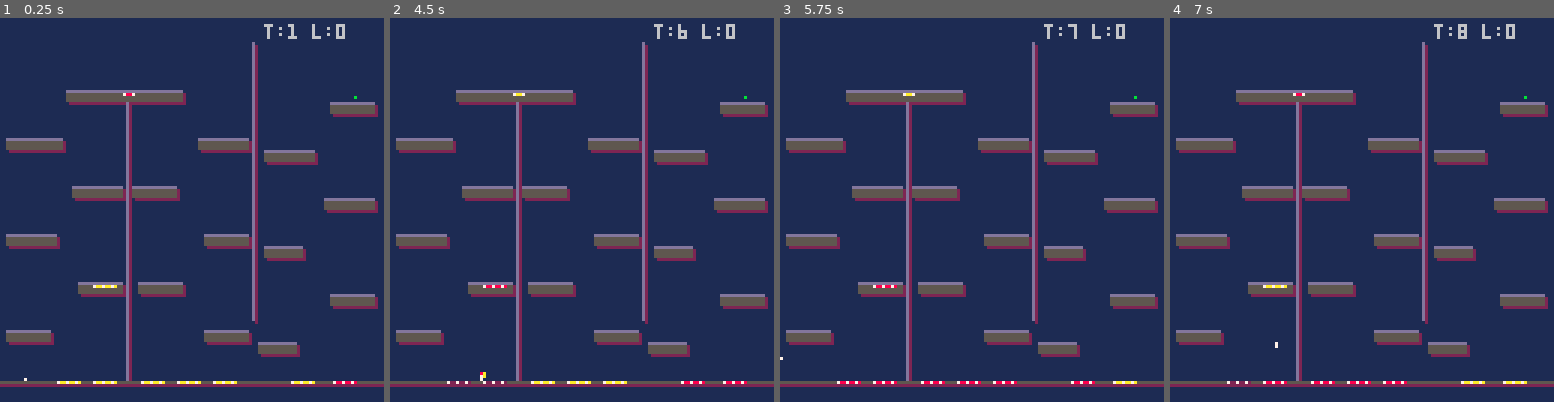
Above: before the commit, frames 1-4 (left to right).
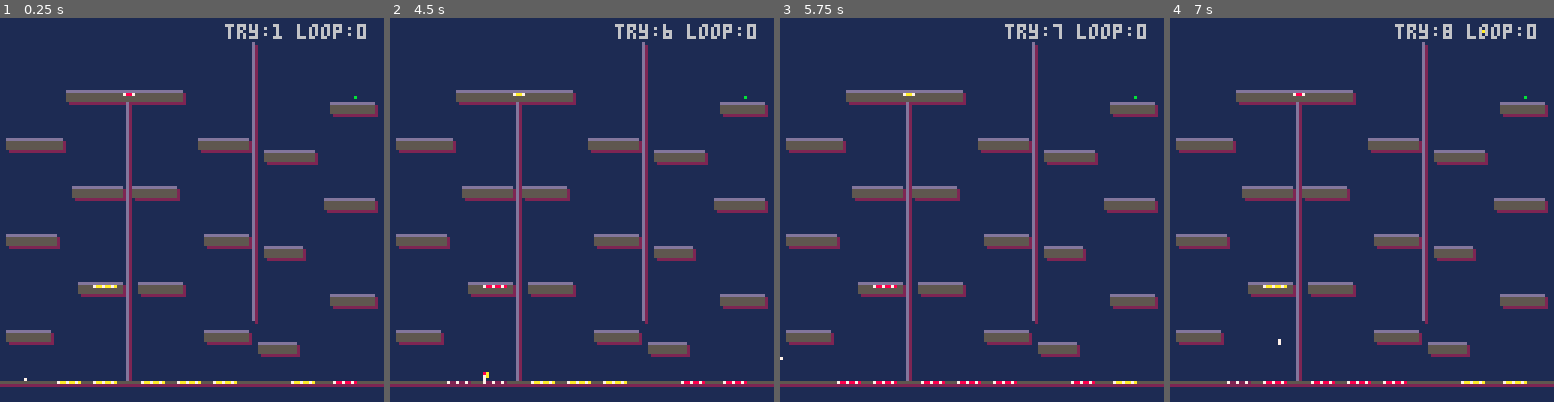
Above: after the commit, the same moments.

Repository: inertia186/cartport
Game: PICO-8 cartridge pico8/pixels-progress/pixels-progress.p8
The game is run twice, just before and just after one commit, with the same random seed, the same clock (stepped at 60 frames per second) and the same inputs.
Inputs:
- Up to frame 1 (0.25 s): no input
- Up to frame 2 (4.5 s): tap X (X key) at 0.33, 1.07, 1.85, 2.97, 4.08 s; tap O (Z key) at 0.7, 1.7, 2.1, 2.5, 2.9, 3.3, 3.7, 4.1 s; hold Right 1.6-2.1 s; hold Right 2.47-3.03 s; hold Left 3.08-3.58 s; hold Right from 4.02 s (still down)
- Up to frame 3 (5.75 s): tap O (Z key) every 0.4 s from 4.5 to 5.7 s; release Right at 4.68 s; hold Left 5.08-5.68 s; tap X (X key) at 5.2 s
- Up to frame 4 (7 s): hold Right 6.08-6.58 s; tap O (Z key) at 6.1, 6.5, 6.9 s; tap X (X key) at 6.32 s; hold Right from 6.63 s (still down)

The runs differ from the first frame. In frame 1, 0.7% of the frame differs, in the area x 58-96%, y 1-6%; in frame 2, 0.8%, in the area x 23-96%, y 1-95%; in frame 3, 0.7%; in frame 4, 0.8%.

Commit message:
Tune Pixel's Progress run-state progression

Diff:
--- a/pico8/pixels-progress/pixels-progress.p8
+++ b/pico8/pixels-progress/pixels-progress.p8
@@ -2,7 +2,7 @@
 version 43
 __lua__
 -- pIXEL'S pROGRESS
--- 1.0.43
+-- V1.0.4
 -- level 1: n-family room, three vertical chambers,
 -- top transfer then bottom transfer, switchback ledges.
 -- level 2: z-family room, three horizontal bands,
@@ -11,6 +11,7 @@
 -- alternating top valleys and low transfer troughs.
 -- lava = falling growth-pressure droplets. they land,
 -- spread into floor lines, add pixels, and rotate shape.
+-- mobility penalties begin after the third body pixel.
 
 player={
  x=8,
@@ -25,6 +26,7 @@
 
 restart_pending=false
 level_cleared=false
+level_clear_timer=0
 tries=1
 loop_count=0
 growth_fx_timer=0
@@ -41,6 +43,9 @@
 
 floor_y=120
 out_of_bounds_y=128
+mobility_grace_pixels=3
+jump_grace_pixels=6
+jump_shed_chance=0.073
 
 room={}
 
@@ -248,16 +253,25 @@
  end
 end
 
-function reset_run()
+function restart_from_level_one()
+ room_id="n"
+ loop_count=0
+ reset_run()
+end
+
+function reset_run(preserve_body)
  load_current_room()
  player.dx=0
  player.dy=0
- player.size=1
- player.body={{x=0,y=0}}
+ if not preserve_body then
+  player.size=1
+  player.body={{x=0,y=0}}
+ end
  player.grounded=false
  player.jump_armed=true
  restart_pending=false
  level_cleared=false
+ level_clear_timer=0
  growth_fx_timer=0
  growth_fx_side="right"
  growth_fx_kind="hit"
@@ -668,7 +682,7 @@
  local lost=false
 
  for i=1,rolls do
-  if #player.body>1 and rnd(1)<0.22 then
+  if #player.body>1 and rnd(1)<jump_shed_chance then
    lost=shed_one_jump_pixel() or lost
   end
  end
@@ -704,43 +718,27 @@
  if out_of_bounds_latched then
   if btnp(5) then
    tries+=1
-   reset_run()
+   restart_from_level_one()
   end
   return
  end
 
  if level_cleared then
-  if restart_pending then
-   if btnp(4) then
-    tries+=1
-    reset_run()
-   elseif btnp(5) then
-    restart_pending=false
-   end
-   return
-  end
-
-  if level_cleared and next_room_id and btnp(4) then
+  level_clear_timer-=1
+  if level_clear_timer<=0 and next_room_id then
    if next_room_id=="n" then
     loop_count+=1
    end
    room_id=next_room_id
-   reset_run()
-   return
-  end
-
-  if btnp(5) then
-   restart_pending=true
-   return
-  end
-
+   reset_run(true)
+  end
   return
  end
 
  if restart_pending then
   if btnp(4) then
    tries+=1
-   reset_run()
+   restart_from_level_one()
    return
   elseif btnp(5) then
    restart_pending=false
@@ -765,9 +763,19 @@
  update_out_of_bounds()
 end
 
+function mobility_size()
+ return max(1,player.size-mobility_grace_pixels+1)
+end
+
+function jump_size()
+ return max(1,player.size-jump_grace_pixels+1)
+end
+
 function update_player()
- local max_dx=max(0.7,1.2-((player.size-1)*0.08))
- local grav=0.15+((player.size-1)*0.02)
+ local move_size=mobility_size()
+ local jump_move_size=jump_size()
+ local max_dx=max(0.7,1.2-((move_size-1)*0.08))
+ local grav=0.15+((move_size-1)*0.02)
  local target_dx=0
  local response=player.grounded and 0.34 or 0.2
  local drag=player.grounded and 0.58 or 0.94
@@ -789,7 +797,7 @@
  if player.grounded and player.jump_armed and btn(4) then
   sfx(55)
   shed_jump_pixels()
-  player.dy=-2.4+((player.size-1)*0.08)
+  player.dy=-2.4+((jump_move_size-1)*0.08)
   player.grounded=false
   player.jump_armed=false
  end
@@ -869,6 +877,7 @@
  and top<=room.goal_y+2 then
   sfx(42)
   level_cleared=true
+  level_clear_timer=36
   next_room_id=next_room_for(room_id)
   player.dx=0
   player.dy=0
@@ -998,21 +1007,7 @@
  draw_sand()
  draw_player()
  pset(room.goal_x,room.goal_y,11)
- print("t:"..tries.." l:"..loop_count,88,2,6)
- if level_cleared then
-  rectfill(22,46,105,78,0)
-  rect(22,46,105,78,11)
-  print("goal reached",38,54,11)
-  if next_room_id then
-   print("z continue",36,62,11)
-   print("x retry",44,70,7)
-  else
-   print("x retry",44,62,7)
-  end
-  if restart_pending then
-   print("z confirm",42,70,11)
-  end
- end
+ print("try:"..tries.." loop:"..loop_count,75,2,6)
  if out_of_bounds_latched then
   rectfill(24,46,103,70,0)
   rect(24,46,103,70,8)
Not shown, changed: the thumbnail (__label__) section of pico8/pixels-progress/pixels-progress.p8
Not shown, changed: public/carts/pixels-progress.p8.png
Not shown, changed: public/carts/pixels-progress/index.html
Not shown, changed: public/carts/pixels-progress/pixels-progress.js
